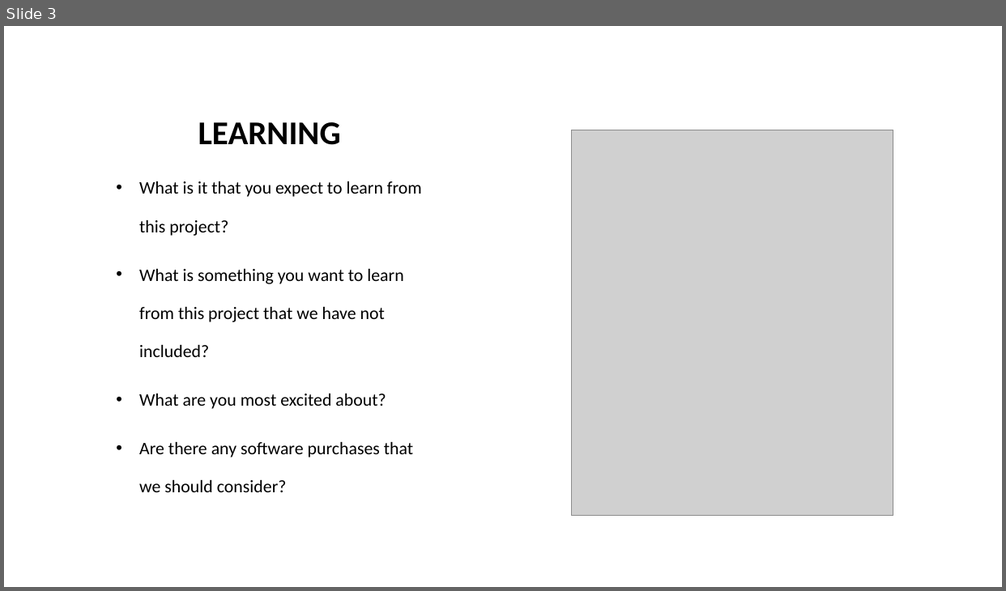
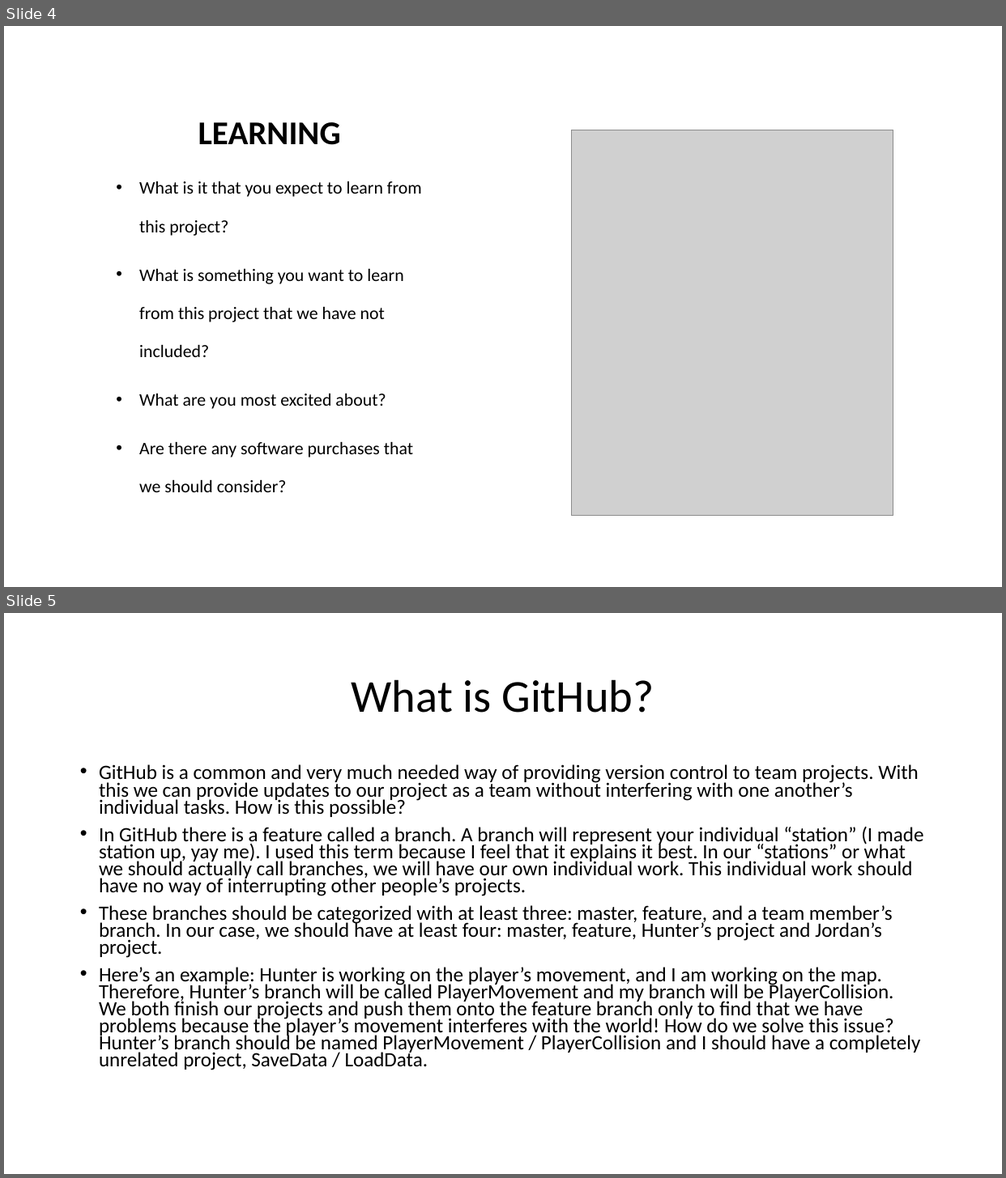
Before and after one commit to jorrtayl/Group-Project, a slide deck: Group Project.pptx. Shown one above the other, each under a label of ours: slide 3 before the commit, slides 4 and 5 after it. The pictures are 1006x591 and 1006x1178 pixels, drawn with LibreOffice and Linux fonts; fonts in the diff are those of the drawing; grey boxes stand for pictures. Boxes give left, top, right and bottom in pixels: in the first picture for what was removed or moved away, otherwise in the second. Text is boxed around its words. In the diff, an @@ line names an element or a change of style, - is before the commit and + after.

```diff
--- a/Group Project.pptx
+++ b/Group Project.pptx
@@ slide 5 added at [4, 613, 1002, 1174], background #FFFFFF @@
@@ title added at [351, 679, 654, 713], 44 pt, text #000000 @@
+What is GitHub?
@@ text added at [99, 764, 924, 1071], 19.6 pt, text #000000 @@
+• GitHub is a common and very much needed way of providing version control to team projects. With this we can provide updates to our project as a team without interfering with one another’s individual tasks. How is this possible?
+• In GitHub there is a feature called a branch. A branch will represent your individual “station” (I made station up, yay me). I used this term because I feel that it explains it best. In our “stations” or what we should actually call branches, we will have our own individual work. This individual work should have no way of interrupting other people’s projects.
+• These branches should be categorized with at least three: master, feature, and a team member’s branch. In our case, we should have at least four: master, feature, Hunter’s project and Jordan’s project.
+• Here’s an example: Hunter is working on the player’s movement, and I am working on the map. Therefore, Hunter’s branch will be called PlayerMovement and my branch will be PlayerCollision. We both finish our projects and push them onto the feature branch only to find that we have problems because the player’s movement interferes with the world! How do we solve this issue? Hunter’s branch should be named PlayerMovement / PlayerCollision and I should have a completely unrelated project, SaveData / LoadData.
@@ what was slide 3 is now slide 4 @@
```
Also in this commit, not shown: 6 other slides added, 4 slides removed.
